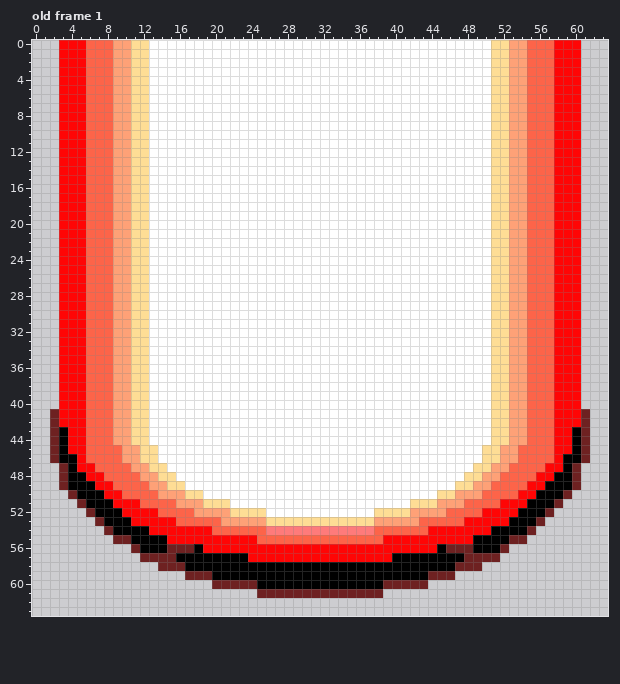
Pixel-art file, stored at assets/satanicCircle.ase. That is the earlier state.
64x64 pixels, 2 frames. Shown: old frame 1. The commit also changed other frames, which this record leaves out.
Now the later version:
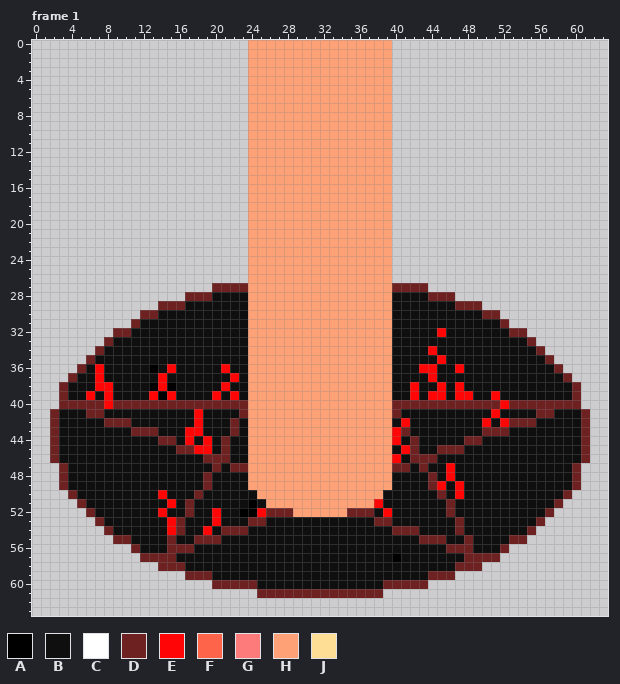
Palette (. is transparent): A #000000  B #0f0f0f  C #ffffff  D #6e2121  E #ff0505  F #fd6449  G #fe7b7b  H #fea177  J #fedd95
A new or re-ordered frame is compared with the old frame closest to it.
Changes in this commit:
frames 2 -> 4
Changed rows in their new state; - is an unchanged pixel.
Frame 1 is new; against old frame 1, layers "beam", "satanicCircle":
first column x 3:
 0 .....................HHHHHHHHHHHHHHHH.....................
 1 .....................HHHHHHHHHHHHHHHH.....................
 2 .....................HHHHHHHHHHHHHHHH.....................
 3 .....................HHHHHHHHHHHHHHHH.....................
 4 .....................HHHHHHHHHHHHHHHH.....................
 5 .....................HHHHHHHHHHHHHHHH.....................
 6 .....................HHHHHHHHHHHHHHHH.....................
 7 .....................HHHHHHHHHHHHHHHH.....................
 8 .....................HHHHHHHHHHHHHHHH.....................
 9 .....................HHHHHHHHHHHHHHHH.....................
10 .....................HHHHHHHHHHHHHHHH.....................
11 .....................HHHHHHHHHHHHHHHH.....................
12 .....................HHHHHHHHHHHHHHHH.....................
13 .....................HHHHHHHHHHHHHHHH.....................
14 .....................HHHHHHHHHHHHHHHH.....................
15 .....................HHHHHHHHHHHHHHHH.....................
16 .....................HHHHHHHHHHHHHHHH.....................
17 .....................HHHHHHHHHHHHHHHH.....................
18 .....................HHHHHHHHHHHHHHHH.....................
19 .....................HHHHHHHHHHHHHHHH.....................
20 .....................HHHHHHHHHHHHHHHH.....................
21 .....................HHHHHHHHHHHHHHHH.....................
22 .....................HHHHHHHHHHHHHHHH.....................
23 .....................HHHHHHHHHHHHHHHH.....................
24 .....................HHHHHHHHHHHHHHHH.....................
25 .....................HHHHHHHHHHHHHHHH.....................
26 .....................HHHHHHHHHHHHHHHH.....................
27 .................DDDDHHHHHHHHHHHHHHHHDDDD.................
28 ..............DDDBBBBHHHHHHHHHHHHHHHHBBBBDDD..............
29 ...........DDDBBBBBBBHHHHHHHHHHHHHHHHBBBBBBBDDD...........
30 .........DDBBBBBBBBBBHHHHHHHHHHHHHHHHBBBBBBBBBBDD.........
31 ........DBBBBBBBBBBBBHHHHHHHHHHHHHHHHBBBBBBBBBBBBD........
32 ......DDBBBBBBBBBBBBBHHHHHHHHHHHHHHHHBBBBBEBBBBBBBDD......
33 .....DBBBBBBBBBBBBBBBHHHHHHHHHHHHHHHHBBBBBBBBBBBBBBBD.....
34 ....DBBBBBBBBBBBBBBBBHHHHHHHHHHHHHHHHBBBBEBBBBBBBBBBBD....
35 ...DBBBBBBBBBBBBBBBBBHHHHHHHHHHHHHHHHBBBBBEBBBBBBBBBBBD...
36 ..DBEBBBBBABEBBBBBEBBHHHHHHHHHHHHHHHHBBBEEBBEBBBBBBBBBBD..
37 .DBBEBBBBBBEBBBBBBBEBHHHHHHHHHHHHHHHHBBBBEBBBBBBBBBBBBBBD.
38 DBBBEEBBBBAEABBBBBEBBHHHHHHHHHHHHHHHHBBEBBEBEBBBBBBBBBBBBD
39 DBBEBEBBBBEAEBBBBEBEBHHHHHHHHHHHHHHHHBBEBEEBEEBBEBBBBBBBBD
40 DDDDDEDDDDDDDDDDDDDDDHHHHHHHHHHHHHHHHDDDDDDDDDDDDEDDDDDDDD
41 BBBDDBBBBBBBBBBEBBBBDHHHHHHHHHHHHHHHHDBBBBBBBBBBEBBBBDDBBB
42 BBBBBDDDBBBBBBBEBBBDBHHHHHHHHHHHHHHHHBEBBBBBBBBEBEDDDBBBBB
43 BBBBBBBBDDDBBBEEBBBDBHHHHHHHHHHHHHHHHEDBBBBBBBBDDDBBBBBBBB
44 BBBBBBBBBBBDDBEBEBDBBHHHHHHHHHHHHHHHHEBDBBBBBDDBBBBBBBBBBB
45 BBBBBBBBBBBBBDDEEBDBBHHHHHHHHHHHHHHHHBEDBBDDDBBBBBBBBBBBBB
46 BBBBBBBBBBBBBBBBDDDBBHHHHHHHHHHHHHHHHEBDDDBBBBBBBBBBBBBBBB
47 -BBBBBBBBBBBBBBBBDBDDHHHHHHHHHHHHHHHHDDBDBBEBBBBBBBBBBBBB-
48 -BBBBBBBBBBBBBBBDBBBBHHHHHHHHHHHHHHHHBBBBDBEBBBBBBBBBBBBB-
49 -BBBBBBBBBBBBBBBDBBBBHHHHHHHHHHHHHHHHBBBBDEBEBBBBBBBBBBBB-
50 --BBBBBBBBBEBBBDBBBBBBHHHHHHHHHHHHHHBBBBBBDBEBBBBBBBBBBB--
51 ---BBBBBBBBBEBDBBBBBBABHHHHHHHHHHHHEBBBBBBBDBBBBBBBBBBB---
52 ----BBBBBBBEBBDBBEBBAAEDDDHHHHHHDDDBEBBBBBBDBBBBBBBBBB----
53 -----BBBBBBB-DBBBEBBBDDBBBBBBBBBBBBDDBBBBBBBDBBBBBBBB-----
54 ------BBBBBB-DBB-BDDDBBBBBBBBBBBBBBBBDDDBBBBDBBBBBBB------
55 --------BBBBDBBDDDBBBBBBBBBBBBBBBBBBBBBBDDDBBDBBBB--------
56 ---------BBB---BBBBBBBBBBBBBBBBBBBBBBBBBBBB---BBB---------
57 -------------BBBBBBBBBBBBBBBBBBBBBBBB-BBBBBBB-------------
58 --------------BBBBBBBBBBBBBBBBBBBBBBBBBBBBBB--------------
59 -----------------BBBBBBBBBBBBBBBBBBBBBBBB-----------------
60 ----------------------BBBBBBBBBBBBBB----------------------
